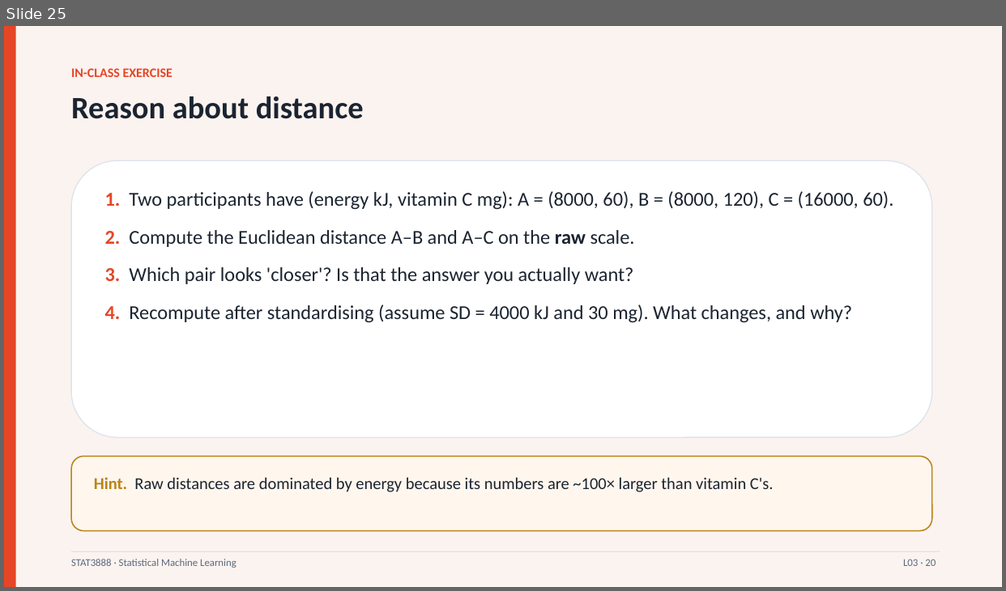
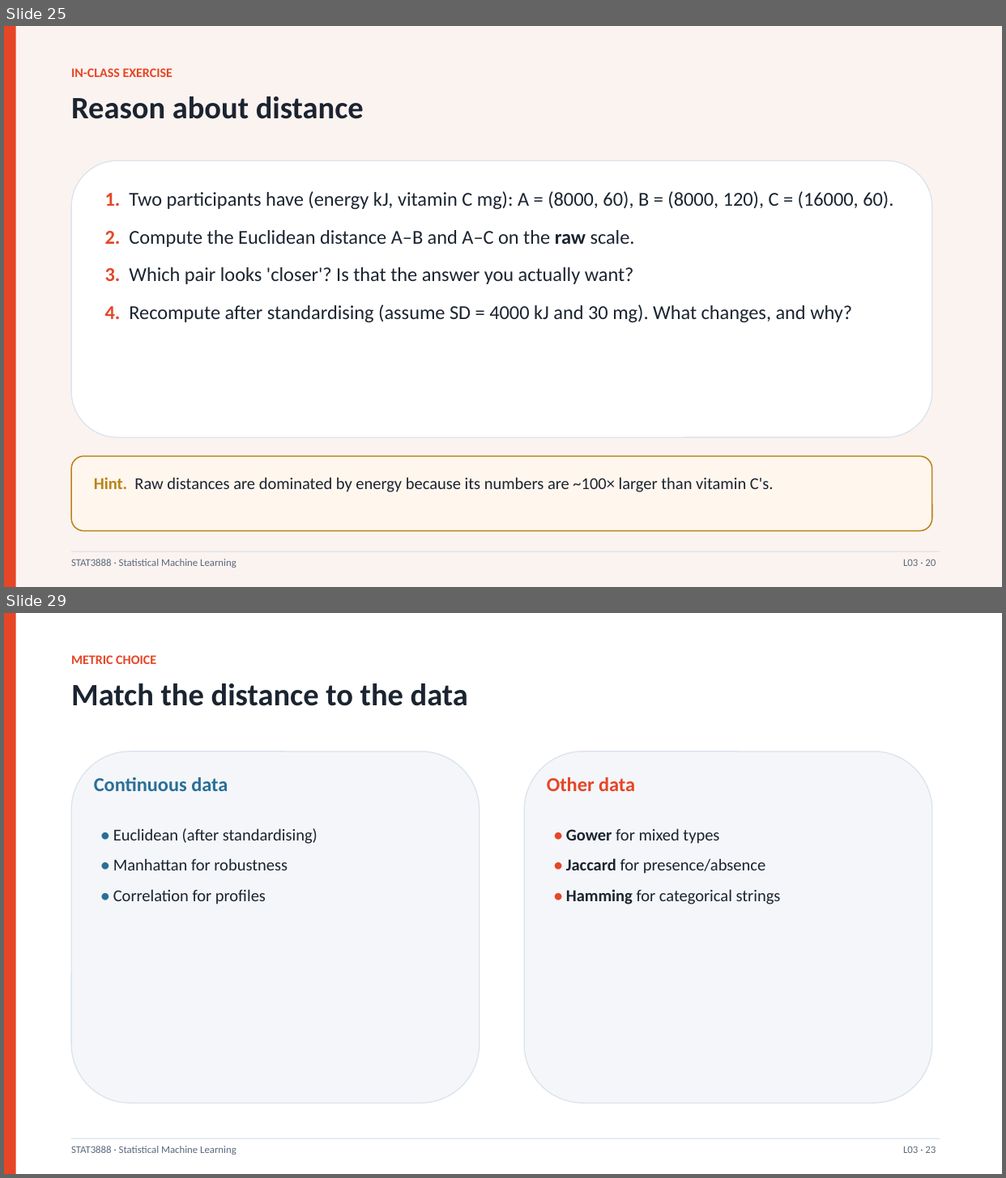
Before and after one commit to liuyizhou0402/data-analysis, a slide deck: STAT3888_course/Lecture03_IntroClustering.pptx. Shown one above the other, each under a label of ours: slide 25 before the commit, slides 25 and 29 after it; the slides between them are not shown. The pictures are 1006x591 and 1006x1178 pixels, drawn with LibreOffice and Linux fonts; fonts in the diff are those of the drawing. Boxes give left, top, right and bottom in pixels: in the first picture for what was removed or moved away, otherwise in the second. Text is boxed around its words. In the diff, an @@ line names an element or a change of style, - is before the commit and + after.

```diff
--- a/STAT3888_course/Lecture03_IntroClustering.pptx
+++ b/STAT3888_course/Lecture03_IntroClustering.pptx
@@ slide 29 added at (x1=4, y1=613, x2=1002, y2=1174), background #FFFFFF @@
@@ rectangle added at (x1=4, y1=613, x2=16, y2=1174), fill #E64626 @@
@@ text added at (x1=71, y1=655, x2=156, y2=664), 12.5 pt, text #E64626, bold @@
+METRIC CHOICE
@@ text added at (x1=71, y1=683, x2=468, y2=706), 30 pt, text #1B2430, bold @@
+Match the distance to the data
@@ rounded rectangle added at (x1=71, y1=752, x2=479, y2=1103), fill #F4F6F9, outline #DCE3EC 1 pt @@
@@ rounded rectangle added at (x1=524, y1=752, x2=932, y2=1103), fill #F4F6F9, outline #DCE3EC 1 pt @@
@@ text added at (x1=94, y1=777, x2=228, y2=791), 19 pt, text #2A6F97, bold @@
+Continuous data
@@ text added at (x1=547, y1=777, x2=635, y2=791), 19 pt, text #E64626, bold @@
+Other data
@@ text added at (x1=113, y1=828, x2=317, y2=905), 16 pt, text #1B2430 @@
+• Euclidean (after standardising)
+• Manhattan for robustness
+• Correlation for profiles
@@ text added at (x1=566, y1=828, x2=781, y2=905), 16 pt, text #1B2430 @@
+• Gower for mixed types
+• Jaccard for presence/absence
+• Hamming for categorical strings
@@ rectangle added at (x1=71, y1=1139, x2=940, y2=1139), fill #DCE3EC @@
@@ text added at (x1=71, y1=1146, x2=236, y2=1155), 10 pt, text #5B6A7D @@
+STAT3888 · Statistical Machine Learning
@@ text added at (x1=903, y1=1146, x2=936, y2=1153), 10 pt, text #5B6A7D @@
+L03 · 23
```
Also in this commit, not shown: 1 slide changed, 33 other slides added, 5 other files.
